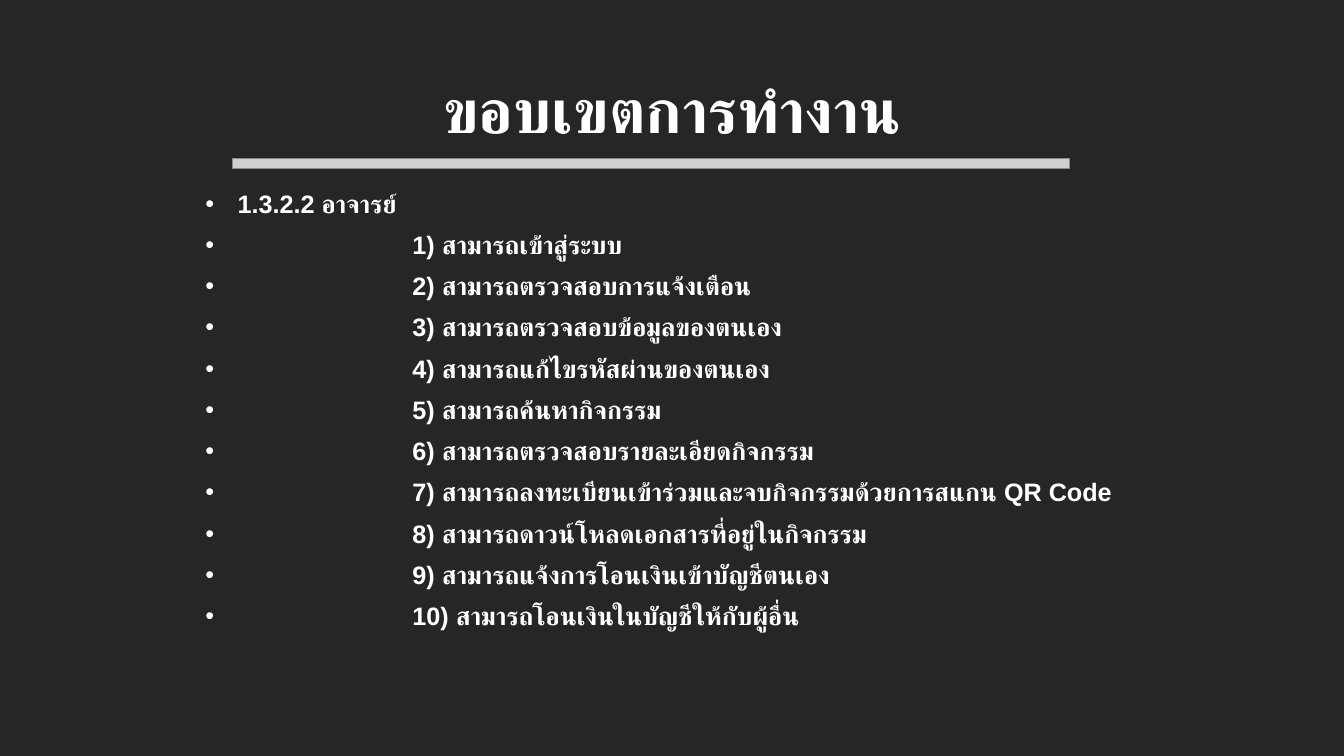
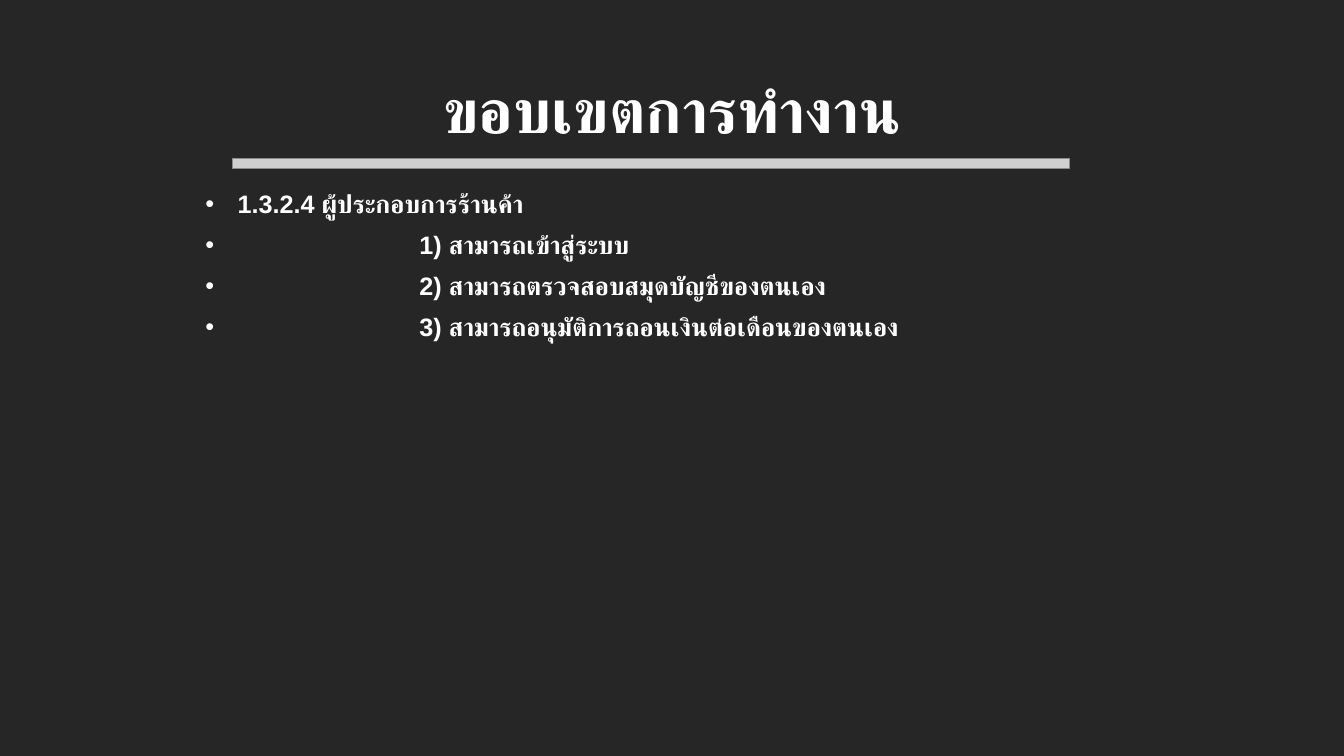
Before and after one commit to mickysara/MyBagProject, a slide deck: slide 13 of uploads/นำเสนอหัวข้อโปรเจค.pptx (slide 15 before the commit). Drawn at 1344x756 pixels with LibreOffice and Linux fonts; fonts in the diff are those of the drawing; grey boxes stand for pictures. Boxes give left, top, right and bottom in pixels: in the first picture for what was removed or moved away, otherwise in the second. Text is boxed around its words. In the diff, an @@ line names an element or a change of style, - is before the commit and + after.

```diff
--- a/uploads/นำเสนอหัวข้อโปรเจค.pptx
+++ b/uploads/นำเสนอหัวข้อโปรเจค.pptx
@@ text at [238, 194, 524, 220]: text changed @@
-• 1.3.2.2 อาจารย์
+• 1.3.2.4 ผู้ประกอบการร้านค้า
@@ text at [419, 276, 898, 343]: text changed @@
-• 2) สามารถตรวจสอบการแจ้งเตือน
-• 3) สามารถตรวจสอบข้อมูลของตนเอง
-• 4) สามารถแก้ไขรหัสผ่านของตนเอง
-• 5) สามารถค้นหากิจกรรม
-• 6) สามารถตรวจสอบรายละเอียดกิจกรรม
-• 7) สามารถลงทะเบียนเข้าร่วมและจบกิจกรรมด้วยการสแกน QR Code
-• 8) สามารถดาวน์โหลดเอกสารที่อยู่ในกิจกรรม
-• 9) สามารถแจ้งการโอนเงินเข้าบัญชีตนเอง
-• 10) สามารถโอนเงินในบัญชีให้กับผู้อื่น
+• 2) สามารถตรวจสอบสมุดบัญชีของตนเอง
+• 3) สามารถอนุมัติการถอนเงินต่อเดือนของตนเอง
```
Also in this commit, not shown: 6 other slides changed, 2 slides added, 1 slide removed, 10 other files.
